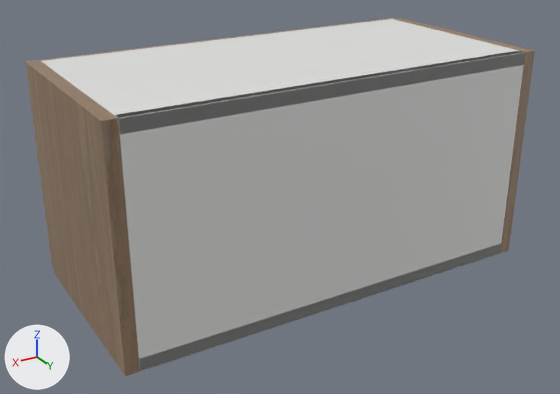
The glTF model storefront/public/cabinet-inventory/models/oppein-pb-mnw-w2412.glb as it was, and as the next commit left it.
Before and after are seen from a camera (50 mm lens) standing at (0.836, 0.721, 0.538) and looking at (0.32, -0.139, 0.108). The lights are fixed; the arrows at lower left show +X, +Y and +Z. The older version comes first. Where no turn or scale is listed for an object, it has been applied to the vertices.

The first picture shows 'Cabinet back', 'Cabinet bottom', 'Cabinet side', 'Cabinet side.001', 'Cabinet top', 'Door.001' and 1 more.
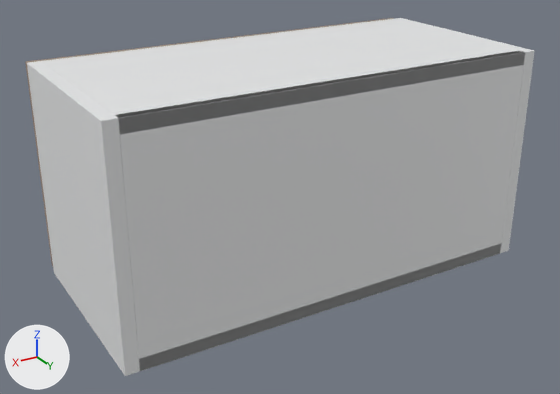
The change, as JSON lines over the scene's bpy script:
```json
{"op": "add", "block": "mat_white_cabinet_carcass", "code": ["mat_white_cabinet_carcass = principled_material('White cabinet carcass')", "mat_white_cabinet_carcass.base_color = (0.82, 0.83, 0.835)  # white #eaebec", "mat_white_cabinet_carcass.roughness = 0.48"]}
{"block": "me_cube", "where": "me_cube.from_pydata(...)  # 56 vertices, 108 faces; spans x -0.009..0.009, y -0.142..0.142, z -0.152..0.152"}
{"op": "remove", "block": "me_cube", "code": "me_cube.materials.append(mat_supplier_finish___natural_wood)  # picture img_oak"}
{"op": "add", "block": "me_cube", "code": "me_cube.materials.append(mat_white_cabinet_carcass)  # white #eaebec"}
{"block": "me_cube_001", "where": "me_cube_001.from_pydata(...)  # 56 vertices, 108 faces; spans x -0.009..0.009, y -0.142..0.142, z -0.152..0.152"}
{"op": "remove", "block": "me_cube_001", "code": "me_cube_001.materials.append(mat_supplier_finish___natural_wood)  # picture img_oak"}
{"op": "add", "block": "me_cube_001", "code": "me_cube_001.materials.append(mat_white_cabinet_carcass)  # white #eaebec"}
```

What differs and where, as boxes [x1, y1, x2, y2] in the pictures (560 x 394 px):
```json
{"object": "Cabinet side.001", "change": "recoloured", "before": [27, 61, 140, 376], "after": [27, 61, 140, 376], "on screen": "brown to white"}
{"object": "Cabinet side", "change": "recoloured", "before": [395, 18, 535, 253], "after": [395, 18, 535, 253]}
```
